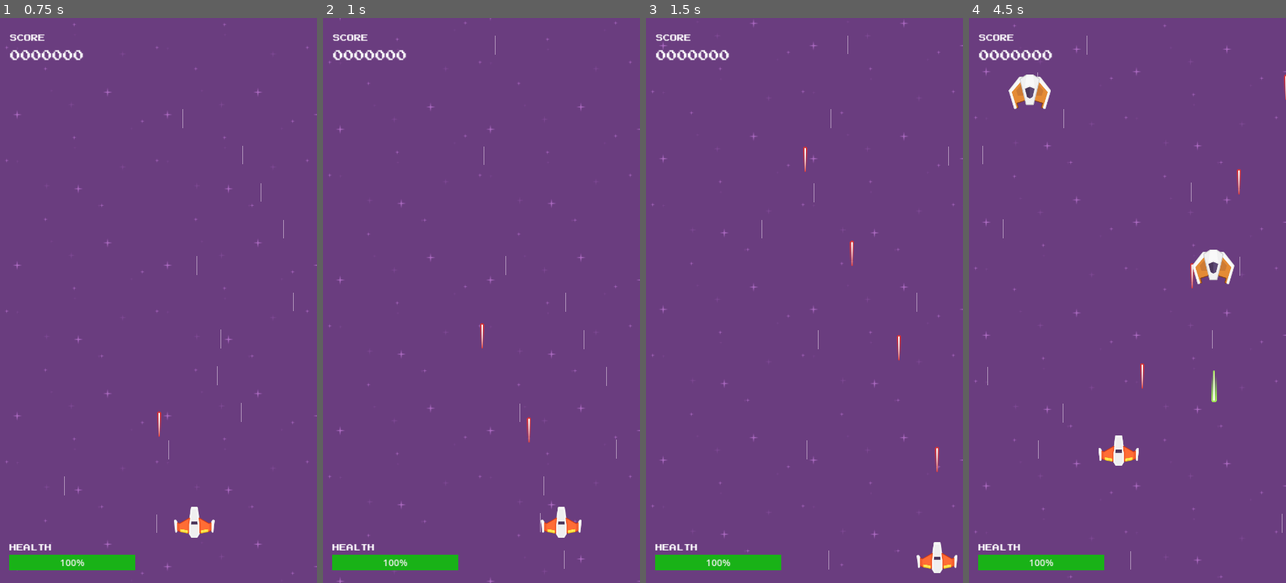
Above: before the commit, frames 1-4 (left to right).
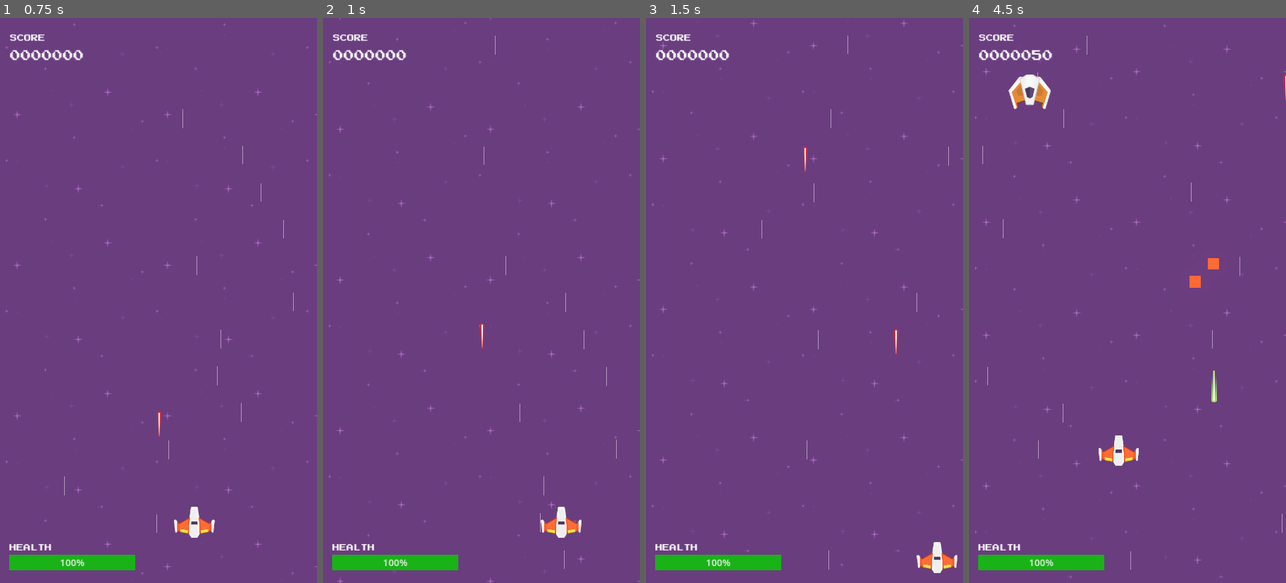
Above: after the commit, the same moments.

Repository: felipegabriel1942/space_shooter_godot
Game: Godot game, scene res://scenes/game.tscn
Same seed, same stepped clock (60 frames per second), same inputs: the game is played once before the commit and once after it.
Inputs:
- Up to frame 1 (0.75 s): hold D (move_right) from 0.53 s (still down); hold Space (shoot) from 0.53 s (still down)
- Up to frame 2 (1 s): keep holding D (move_right); keep holding Space (shoot)
- Up to frame 3 (1.5 s): release D (move_right) at 1.28 s; release Space (shoot) at 1.28 s; hold S (move_down) from 1.28 s (still down); tap Space (shoot) at 1.35 s
- Up to frame 4 (4.5 s): release S (move_down) at 2.03 s; hold D (move_right) 2.03-2.78 s; hold Space (shoot) 2.03-2.78 s; hold W (move_up) 2.78-3.53 s; tap Space (shoot) at 2.85, 4.35 s; hold Space (shoot) 3.53-4.28 s; hold A (move_left) from 3.53 s (still down)

Frame 1 is identical in both runs. In frame 2, less than 0.1% of the frame differs, in the area x 64-66%, y 70-76%; in frame 3, 0.2%; in frame 4, 0.8%, in the area x 19-86%, y 5-66%.

Commit message:
Criando resource de status do jogador

Diff:
--- /dev/null
+++ b/resources/player_stats.tres
@@ -0,0 +1,9 @@
+[gd_resource type="Resource" script_class="BaseStatsResource" load_steps=2 format=3 uid="uid://dwfnrnpld8jc4"]
+
+[ext_resource type="Script" path="res://scripts/stats/player_stats_resource.gd" id="1_tpg4g"]
+
+[resource]
+script = ExtResource("1_tpg4g")
+health = 0
+fire_rate = 0.0
+max_health = 0
--- a/scenes/player.tscn
+++ b/scenes/player.tscn
@@ -1,16 +1,23 @@
-[gd_scene load_steps=7 format=3 uid="uid://bdxug6usf55au"]
+[gd_scene load_steps=9 format=3 uid="uid://bdxug6usf55au"]
 
 [ext_resource type="Texture2D" uid="uid://ctll4amp3x81e" path="res://assets/textures/playerShip1_orange.png" id="1_d5kds"]
 [ext_resource type="Script" path="res://scripts/player.gd" id="1_mpm70"]
 [ext_resource type="PackedScene" uid="uid://cnhv2qwap7hrg" path="res://scenes/particles/explosion_particles.tscn" id="2_unatj"]
+[ext_resource type="Script" path="res://scripts/stats/player_stats_resource.gd" id="2_xq3r6"]
 [ext_resource type="Script" path="res://components/move_component.gd" id="4_ofd4y"]
 [ext_resource type="Script" path="res://components/move_input_component.gd" id="5_8e76j"]
 [ext_resource type="Script" path="res://components/position_clamp_component.gd" id="6_nqk0k"]
+
+[sub_resource type="Resource" id="Resource_tqa12"]
+script = ExtResource("2_xq3r6")
+fire_rate = 0.5
+health = 3
 
 [node name="Player" type="CharacterBody2D" groups=["player"]]
 collision_mask = 2
 motion_mode = 1
 script = ExtResource("1_mpm70")
+stats = SubResource("Resource_tqa12")
 death_particle = ExtResource("2_unatj")
 
 [node name="Sprite2D" type="Sprite2D" parent="."]
--- a/scripts/game.gd
+++ b/scripts/game.gd
@@ -2,7 +2,7 @@
 
 @export var enemy_scenes: Array[PackedScene] = []
 
-@onready var player = $Player
+@onready var player = $Player as Player
 @onready var player_spawn_pos = $PlayerSpawnPos
 @onready var laser_container = $LaserContainer
 @onready var enemy_spawn_timer = $EnemySpawnTimer
@@ -35,8 +35,8 @@
 		save_game()
 
 	hud.score = 0
-	hud.max_health = player.max_health
-	hud.health = player.health
+	hud.max_health = player.stats.max_health
+	hud.health = player.stats.health
 	player.global_position = player_spawn_pos.global_position
 	player.laser_shoot.connect(_on_laser_shot)
 	player.killed.connect(_on_player_killed)
@@ -89,19 +89,19 @@
 
 func _on_player_hit():
 	hit_sound.play()
-	hud.health = player.health
+	hud.health = player.stats.health
 
 func _on_player_killed():
 	explode_sound.play()
 	game_over_screen.set_score(score)
 	game_over_screen.set_high_score(high_score)
-	hud.health = player.health
+	hud.health = player.stats.health
 	await get_tree().create_timer(1.5).timeout
 	game_over_screen.visible = true
 	save_game()
 
 func _on_player_healed():
-	hud.health = player.health
+	hud.health = player.stats.health
 
 func _on_heart_picked():
 	pick_up_power_up_sound.play()
--- a/scripts/player.gd
+++ b/scripts/player.gd
@@ -5,38 +5,36 @@
 signal hit()
 signal healed()
 
-@export var fire_rate = 0.25
-@export var health = 3
+@export var stats: PlayerStatsResource
 @export var death_particle: PackedScene
 
 @onready var muzzle = $Muzzle
 
 var laser_scene = preload("res://scenes/lasers/laser.tscn")
 var shoot_cd := false
-var max_health = health
 
 func _physics_process(_delta):
 	if Input.is_action_pressed("shoot"):
 		if !shoot_cd:
 			shoot_cd = true
 			shoot()
-			await get_tree().create_timer(fire_rate).timeout
+			await get_tree().create_timer(stats.fire_rate).timeout
 			shoot_cd = false
 
 func shoot():
 	laser_shoot.emit(laser_scene, muzzle.global_position)
 
 func take_damage(amount):
-	health -= amount
+	stats.health -= amount
 
-	if health <= 0:
+	if stats.health <= 0:
 		die()
 	else:
 		hit.emit()
 
 func heal(amount):
-	if (health + amount <= max_health):
-		health += amount
+	if (stats.health + amount <= stats.max_health):
+		stats.health += amount
 		healed.emit()
 
 
@@ -52,4 +50,4 @@
 	queue_free()
 
 func is_max_health():
-	return health == max_health
+	return stats.health == stats.max_health
--- /dev/null
+++ b/scripts/stats/player_stats_resource.gd
@@ -0,0 +1,11 @@
+extends Resource
+class_name PlayerStatsResource
+
+@export var fire_rate := 0.25
+@export var health := 0:
+	set(value):
+		health = value
+		max_health = value
+
+
+var max_health: int
